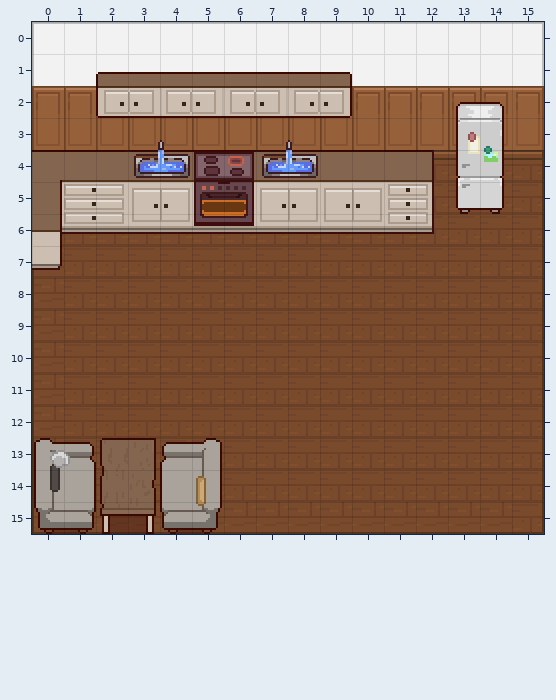
Tiled map, stored at game/test/maps/map1.tmx. That is the earlier state.
Cells are 16x16 px. Shown: x 0..15, y 0..15.
New version:
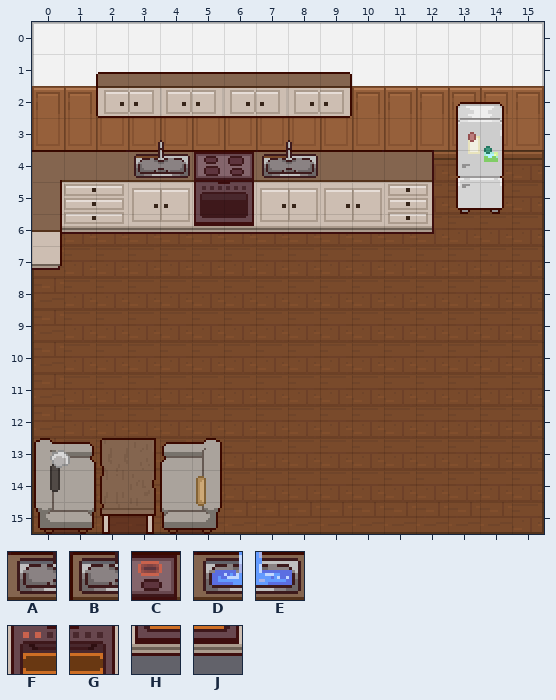
Key: from "kitchen_LRK": A 31, B 133, C 146, D 148, E 149, F 171, G 172, H 197, J 198.
_ is an empty cell.
What changed:
{"where": "layer \"tiles\""}
{"y":4,"x":7,"old":"B","new":"A"}
{"where": "layer \"active tiles\" (now hidden)"}
{"y":4,"x":3,"old":"DE","new":"__"}
{"y":4,"x":6,"old":"CDE","new":"___"}
{"y":5,"x":5,"old":"FG","new":"__"}
{"y":6,"x":5,"old":"HJ","new":"__"}
